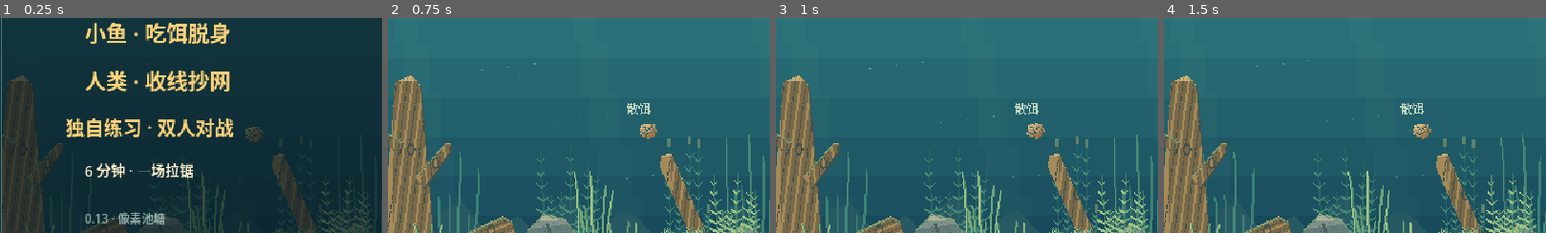
Above: before the commit, frames 1-4 (left to right).
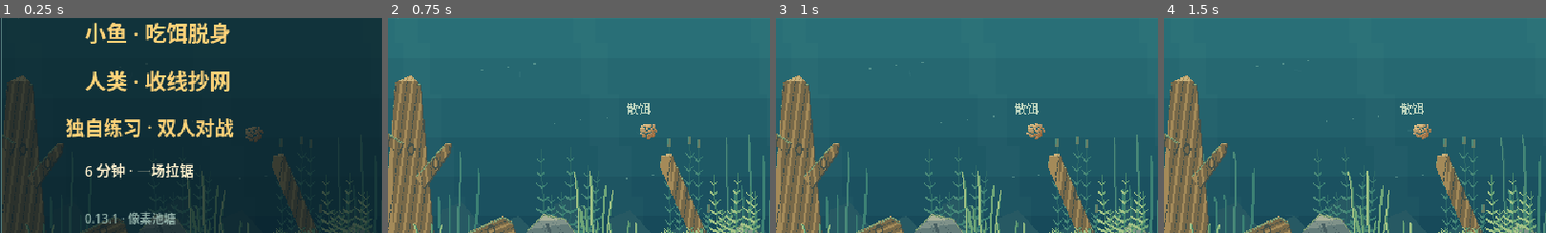
Above: after the commit, the same moments.

Repository: lljh2777-cyber/BaitbreakPixel
Game: Godot game, scene res://scenes/main.tscn
The game is run twice, just before and just after one commit, with the same random seed, the same clock (stepped at 60 frames per second) and the same inputs.
Inputs (mouse positions are % of the whole screen's width and height, from its top left):
- Up to frame 1 (0.25 s): no input
- Up to frame 2 (0.75 s): click "小鱼挑战 · 对抗钓鱼人 AI" at 0.5 s
- Up to frame 3 (1 s): no input
- Up to frame 4 (1.5 s): tap Enter at 1.25 s; move the mouse to (72, 45) at 1.27 s; hold D (right) from 1.28 s (still down); tap Space (qte) at 1.35 s; click (72, 45) at 1.42 s
The pictures show only the part of the screen within x 50-100%, y 33-83%; the shares and areas given below are measured in that part.

The runs differ from the first frame. In frame 1, 0.6% of the frame differs, in the area x 28-46%, y 89-97%; in frame 2, nothing differs; in frame 3, nothing differs; in frame 4, nothing differs.

Commit message:
recover: v0.13.1 from archived release
Recovered release snapshot, not an original development commit.
PCK SHA-256: b5601eeffdc8606cc014c0ad9e5b4b6b91b5ef28a01e931d71d4ed360b80fa1c
See README.md and RECOVERY-MANIFEST.json for reconstruction limits.

Diff:
--- a/RECOVERY-MANIFEST.json
+++ b/RECOVERY-MANIFEST.json
@@ -1,6 +1,6 @@
 {
-  "version": "0.13",
-  "pack_sha256": "372d0bdbaefe509508075a7e61d1120b6035c2a49531af4fec6d7f04989c97c6",
+  "version": "0.13.1",
+  "pack_sha256": "b5601eeffdc8606cc014c0ad9e5b4b6b91b5ef28a01e931d71d4ed360b80fa1c",
   "script_sha256": {
     "scripts/angler_brain.gd": "08c3ae512e055f28269e6df51eeb1cb1584ffed8d5152521f1f3ca8304ac38b2",
     "scripts/angler_controller.gd": "cf870f0d5277403a54ee51ee6e7e5b8f1dee032241636046e505974567136a7a",
@@ -11,14 +11,14 @@
     "scripts/game_commands.gd": "21411414a1d316ade485be6183affcafed701e648a4f82053d58e2704757d06f",
     "scripts/hook_gauge.gd": "4fe42c7690fa40f42e970af97eb26915793ec166c01b06da3ea21eb1fb692593",
     "scripts/local_input.gd": "03c863d16d7d984a0debb3b25dc5176acf92046ba8d27ec33600a16793b2a454",
-    "scripts/menu.gd": "9a8b7d066db03c8ec35d32d4f6faf51f76cffd714bdbe7e06497c9e28092726c",
+    "scripts/menu.gd": "47cf5d568e69befc0b1ed28886a6803ebd99db82244be56ee4b81a180e1c7389",
     "scripts/network_presentation.gd": "d5e45850c70b6e60281a30aee1d97d18f47c43977004c906eea117efcc00e76e",
     "scripts/network_protocol.gd": "20eac94932c284fcebcdaf63d18768f2a0ee95830bd7a58f5bf0dcd9dfc42346",
     "scripts/network_session.gd": "ec5d595fd903ef08dff02cee3fb0826f9eb085b51726a35990b5d05da398455c",
     "scripts/pixel_art.gd": "888fc105bd231fcbd7cee637cb515d3aa254aebf23af05a6730c974f21eb5c4a",
-    "scripts/pond.gd": "242984701b182b81d0e76637f5cbbaf6102574277019a7c0809b7f34455a2fb5",
+    "scripts/pond.gd": "24d6c351d2365a5762bd1e761dabf2d45f4550ebd12da2e042e2f2344101956d",
     "scripts/pond_layout.gd": "516f4fbbead3281ebc09e921fbebc77917c1e611a698a217a5b083f14c7678fe",
-    "scripts/pond_view.gd": "97312ede92402aedf9f1adefcd48302a4dd2d9cc6c8c038ffab2238f62b84b7f",
+    "scripts/pond_view.gd": "9160e22f1f85244f5382a65dc787b308a19ed99428515d22d715bb5d7a7d52be",
     "scripts/rope.gd": "2e30152e65b00f39fe25324b992afd39925acfadd80b64dce385df865d69fe42",
     "scripts/sound.gd": "284a28068b134f48c78e641e5edcb9d43448f4a19212ce90cf327d3ecdf564da",
     "scripts/world_simulation.gd": "63f2dbc994d0613fe2e688406e8f16adaff2764b7dc529faefe9830c4e40cd4a",
--- a/project.godot
+++ b/project.godot
@@ -11,7 +11,7 @@
 [application]
 
 config/name="吃饵，不上钩 · 像素池塘"
-config/version="0.13"
+config/version="0.13.1"
 run/main_scene="res://scenes/main.tscn"
 config/use_custom_user_dir=true
 config/custom_user_dir_name="BaitbreakPixel"
--- a/scripts/menu.gd
+++ b/scripts/menu.gd
@@ -121,7 +121,7 @@
 	button(frame,"设置",274,func(): open("settings"),false,124)
 	var quit := button(frame,"退出",274,func(): get_tree().quit(),false,124)
 	quit.position.x = 150
-	text(content,"0.13 · 像素池塘",Vector2(391,280),10,Color("91afa7"))
+	text(content,"0.13.1 · 像素池塘",Vector2(391,280),10,Color("91afa7"))
 	text(content,"小鱼 · 吃饵脱身",Vector2(391,119),18,GOLD)
 	text(content,"人类 · 收线抄网",Vector2(391,159),18,GOLD)
 	text(content,"独自练习 · 双人对战",Vector2(375,199),16,GOLD)
--- a/scripts/pond.gd
+++ b/scripts/pond.gd
@@ -113,7 +113,7 @@
 	for argument in OS.get_cmdline_user_args():
 		if argument.begins_with("--capture-") and not argument.begins_with("--capture-output="):
 			capture_mode = argument.trim_prefix("--capture-")
-	print("PIXEL_READY | side-view | 640x360 | v0.13 | effort-qte")
+	print("PIXEL_READY | side-view | 640x360 | v0.13.1 | left-qte")
 
 func _register_inputs() -> void:
 	var mapping := {"left":[KEY_A, KEY_LEFT], "right":[KEY_D, KEY_RIGHT], "up":[KEY_W, KEY_UP], "down":[KEY_S, KEY_DOWN], "dash":[], "use":[KEY_E], "slow":[KEY_Q], "qte":[KEY_SPACE]}
--- a/scripts/pond_view.gd
+++ b/scripts/pond_view.gd
@@ -9,6 +9,7 @@
 const MINT := Color("8de0bd")
 const GOLD := Color("ffd379")
 const RED := Color("f58375")
+const SKILL_ORIGIN := Vector2(10,122)
 var game: Node2D
 var world: Node2D
 var angler_visual := AnglerVisual.new()
@@ -262,16 +263,17 @@
 	label_at(Vector2(584,350),"H 帮助",10,CREAM)
 	# Opponent checks remain autonomous; never invite the angler to press a fish QTE.
 	panel(Rect2(10,65,151,50))
-	label_at(Vector2(18,81),"小鱼 · "+("玩家操控" if game.shared_session else game.fish_brain.state),11,MINT)
 	if world.hooked==world.HookState.HOOKED:
 		var spool := "S 放线" if world.angler.spool>0 else ("W 收线" if world.angler.spool<0 else "稳线")
-		label_at(Vector2(18,96),"张力 %d%% · %s" % [int(world.tension*100),spool],11,RED if world.tension>=0.88 else CREAM)
-		draw_rect(Rect2(18,103,134,5),Color("335762"))
-		draw_rect(Rect2(18,103,134*world.tension,5),MINT.lerp(RED,world.tension))
-		if world.high_age>0: label_at(Vector2(18,129),"断线风险 %.1f / %.1fs" % [world.high_age,world.break_hold_seconds],10,RED)
+		label_at(Vector2(18,81),"张力 %d%% · %s" % [int(world.tension*100),spool],11,RED if world.tension>=0.88 else CREAM)
+		draw_rect(Rect2(18,88,134,5),Color("335762"))
+		draw_rect(Rect2(18,88,134*world.tension,5),MINT.lerp(RED,world.tension))
+		label_at(Vector2(18,108),"断线风险 %.1f / %.1fs" % [world.high_age,world.break_hold_seconds] if world.high_age>0 else "小鱼 · "+("玩家操控" if game.shared_session else game.fish_brain.state),10,RED if world.high_age>0 else MINT)
 	elif world.hooked==world.HookState.MOUTH:
+		label_at(Vector2(18,81),"小鱼 · "+("玩家操控" if game.shared_session else game.fish_brain.state),11,MINT)
 		label_at(Vector2(18,100),"吐钩判定中 · 暂缓收放",10,GOLD)
 	else:
+		label_at(Vector2(18,81),"小鱼 · "+("玩家操控" if game.shared_session else game.fish_brain.state),11,MINT)
 		var remaining_bait := 0
 		for bait in world.baits:
 			if bait.hook and not bait.removed:
@@ -527,15 +529,15 @@
 		elif world.net_state=="withdraw": phase="抄网撤回 · 继续觅食"
 		label_at(Vector2(240,81),phase,12,RED)
 	if world.hooked == world.HookState.HOOKED:
-		panel(Rect2(246,62,148,43))
-		label_at(Vector2(254,76), "张力 %d%%" % int(world.tension*100), 11, CREAM)
-		label_at(Vector2(325,76), "缠线 ×%d" % world.wraps.size() if world.latched else ("提离水面" if world.landing else "收鱼中"), 10, MINT if world.latched else RED)
-		draw_rect(Rect2(254,83,132,6), Color("335762"))
-		draw_rect(Rect2(254,83,132*world.tension,6), MINT.lerp(RED,world.tension))
+		panel(Rect2(10,65,148,50))
+		label_at(Vector2(18,79), "张力 %d%%" % int(world.tension*100), 11, CREAM)
+		label_at(Vector2(89,79), "缠线 ×%d" % world.wraps.size() if world.latched else ("提离水面" if world.landing else "收鱼中"), 10, MINT if world.latched else RED)
+		draw_rect(Rect2(18,86,132,6), Color("335762"))
+		draw_rect(Rect2(18,86,132*world.tension,6), MINT.lerp(RED,world.tension))
 		var spool := "放线 ↓" if world.reel_speed>0.5 else ("收线 ↑" if world.reel_speed < -0.5 else "稳线")
-		label_at(Vector2(254,100), spool+(" · 缠绕减力" if world.latched else " · 向水面牵引"), 9, Color("9cbbb4"))
+		label_at(Vector2(18,105), spool+(" · 缠绕减力" if world.latched else " · 向水面牵引"), 9, Color("9cbbb4"))
 		if world.high_age > 0:
-			draw_rect(Rect2(246,108,148*minf(1,world.high_age/world.break_hold_seconds),3), RED)
+			draw_rect(Rect2(10,112,148*minf(1,world.high_age/world.break_hold_seconds),3), RED)
 	_skill_hud(t)
 
 func _skill_hud(t: float) -> void:
@@ -544,7 +546,7 @@
 	var state: Dictionary=world.effort_checks[game.player_role]
 	if state.effect_age>0 and not check.active and check.result_age<=0:
 		var color := MINT if state.multiplier>1 else RED
-		var p := Vector2(450,278)
+		var p := SKILL_ORIGIN
 		panel(Rect2(p,Vector2(180,20)))
 		label_at(p+Vector2(8,14),("加力" if state.multiplier>1 else "脱力")+" · %.1f 秒" % state.effect_age,11,color)
 
@@ -555,17 +557,17 @@
 	var progress: float = check.progress
 	var zone_width: float = check.width
 	if check.active and check.age<0.4:
-		panel(Rect2(check.origin,Vector2(176,34)),Color("103e57"))
-		label_at(check.origin+Vector2(12,22),"注意 · 即将判定",13,GOLD)
+		panel(Rect2(SKILL_ORIGIN,Vector2(176,34)),Color("103e57"))
+		label_at(SKILL_ORIGIN+Vector2(12,22),"注意 · 即将判定",13,GOLD)
 		return
 	var success_zone: bool = progress>=zone_start and progress<=zone_start+zone_width
 	var effect: float = 1-check.result_age/0.7
 	var intro: float = clampf(check.age/0.3,0,1) if not showing_result else 1.0
-	var origin: Vector2 = check.origin+Vector2(0,roundf(10*pow(1-intro,3)))
+	var origin: Vector2 = SKILL_ORIGIN+Vector2(0,roundf(10*pow(1-intro,3)))
 	if showing_result and not check.good: origin.x += roundf(sin(effect*42)*(1-effect)*3)
 	var accent := MINT if kind=="slack" else GOLD
 	if showing_result: accent = MINT if check.good else RED
-	panel(Rect2(origin,Vector2(176,216)),Color("103e57"))
+	panel(Rect2(origin,Vector2(176,200)),Color("103e57"))
 	# Muted water ripples echo the reference without obscuring the metal and green zone.
 	for wave in range(15):
 		var base := origin+Vector2(8+posmod(wave*67,148),32+posmod(wave*29,133))
@@ -573,27 +575,29 @@
 		for part in range(6): points.append((base+Vector2(part*3,sin(part*0.7+t*0.8+wave)*2)).round())
 		draw_polyline(points,Color(0.12,0.47,0.64,0.25),1)
 	var title := ("收线发力" if game.player_role=="angler" else "抗拉发力") if kind=="effort" else "吐钩判定" if kind=="entry" else ("缠线判定" if kind=="wrap" else "松线脱钩")
-	label_at(origin+Vector2(14,23),title,14,accent)
-	var center := origin+Gauge.CENTER
+	label_at(origin+Vector2(14,20),title,14,accent)
+	# Keep the hook at native pixel size; remove only vertical card padding.
+	var gauge_origin := origin+Vector2(0,-12)
+	var center := gauge_origin+Gauge.CENTER
 	draw_arc(center,69,0,TAU,48,Color(0.22,0.66,0.76,0.13),1)
-	draw_texture(gauge_texture,origin)
+	draw_texture(gauge_texture,gauge_origin)
 	for tick in range(1,9):
 		var ratio := tick/10.0
-		draw_line((origin+Gauge.point(ratio,37)).round(),(origin+Gauge.point(ratio,43)).round(),Color("081724"),4)
-		draw_line((origin+Gauge.point(ratio,37)).round(),(origin+Gauge.point(ratio,43)).round(),Color("b5c0c1"),2)
+		draw_line((gauge_origin+Gauge.point(ratio,37)).round(),(gauge_origin+Gauge.point(ratio,43)).round(),Color("081724"),4)
+		draw_line((gauge_origin+Gauge.point(ratio,37)).round(),(gauge_origin+Gauge.point(ratio,43)).round(),Color("b5c0c1"),2)
 	var zone: PackedVector2Array = Gauge.section(zone_start,zone_start+zone_width)
-	for index in zone.size(): zone[index]+=origin
+	for index in zone.size(): zone[index]+=gauge_origin
 	var green := Color("63ed4d") if success_zone else Color("2fbe44")
 	draw_polyline(zone,Color("082818"),10)
 	draw_polyline(zone,Color("157432"),8)
 	draw_polyline(zone,green,5)
 	for ratio in [zone_start,zone_start+zone_width]:
-		draw_line((origin+Gauge.point(ratio,43)).round(),(origin+Gauge.point(ratio,55)).round(),Color("081724"),4)
-		draw_line((origin+Gauge.point(ratio,44)).round(),(origin+Gauge.point(ratio,54)).round(),CREAM,2)
-	var marker: Vector2 = (origin+Gauge.point(progress)).round()
+		draw_line((gauge_origin+Gauge.point(ratio,43)).round(),(gauge_origin+Gauge.point(ratio,55)).round(),Color("081724"),4)
+		draw_line((gauge_origin+Gauge.point(ratio,44)).round(),(gauge_origin+Gauge.point(ratio,54)).round(),CREAM,2)
+	var marker: Vector2 = (gauge_origin+Gauge.point(progress)).round()
 	if check.age>=0.4 or showing_result:
 		for trail in range(1,6):
-			var p: Vector2 = origin+Gauge.point(maxf(0,progress-trail*0.018))
+			var p: Vector2 = gauge_origin+Gauge.point(maxf(0,progress-trail*0.018))
 			draw_rect(Rect2(p.round(),Vector2(2,2)),Color(CREAM,(1-trail/6.0)*0.35))
 	else:
 		draw_arc(center,69,-PI/2,-PI/2+TAU*check.age/0.4,40,Color(MINT,0.5),1)
@@ -607,8 +611,8 @@
 	draw_rect(key_rect,green if success_zone else Color("547c85"),false,1)
 	label_at(key_rect.position+Vector2(8,16),"空格",12,CREAM)
 	if showing_result:
-		label_at(origin+Vector2(14,187),check.result,14,accent)
-		label_at(origin+Vector2(14,204),("力量提升 · 持续 2 秒" if check.good else "力量减弱 · 持续 1.5 秒") if kind=="effort" else "线圈保留 · 准备松线" if check.good and kind=="wrap" else ("继续游动" if check.good else "调整后可以再试"),10,CREAM)
+		label_at(origin+Vector2(14,180),check.result,14,accent)
+		label_at(origin+Vector2(14,195),("力量提升 · 持续 2 秒" if check.good else "力量减弱 · 持续 1.5 秒") if kind=="effort" else "线圈保留 · 准备松线" if check.good and kind=="wrap" else ("继续游动" if check.good else "调整后可以再试"),10,CREAM)
 		if check.good:
 			draw_arc(center,57+effect*13,0,TAU,48,Color(accent,(1-effect)*0.6),1)
 			for spark in range(10):
@@ -618,9 +622,9 @@
 		var instruction := "浮漂进入绿区时按空格"
 		if check.age<0.4: instruction="准备…"
 		elif success_zone: instruction="现在按空格"
-		label_at(origin+Vector2(14,187),instruction,12,green if success_zone else CREAM)
+		label_at(origin+Vector2(14,180),instruction,12,green if success_zone else CREAM)
 		var detail := ("保持 W 收线 · 空格判定" if game.player_role=="angler" else "继续游动抗拉 · 空格判定") if kind=="effort" else "边游动抗拉，边保持接触" if kind=="wrap" else ("移动保持低张力" if kind=="slack" else "抓住机会吐出鱼钩")
-		label_at(origin+Vector2(14,204),detail,10,Color("9cbbb4"))
+		label_at(origin+Vector2(14,195),detail,10,Color("9cbbb4"))
 
 func _track_point(path: PackedVector2Array, progress: float) -> Vector2:
 	var index := clampf(progress,0,1)*(path.size()-1)
Not shown, changed: PLAY.txt
Not shown: 1 places in scenes/main.tscn that only renumber resources
Not shown, changed: scripts/menu.gd.uid
Not shown, changed: scripts/pond.gd.uid
Not shown, changed: scripts/pond_view.gd.uid
Not shown, changed: README.md
